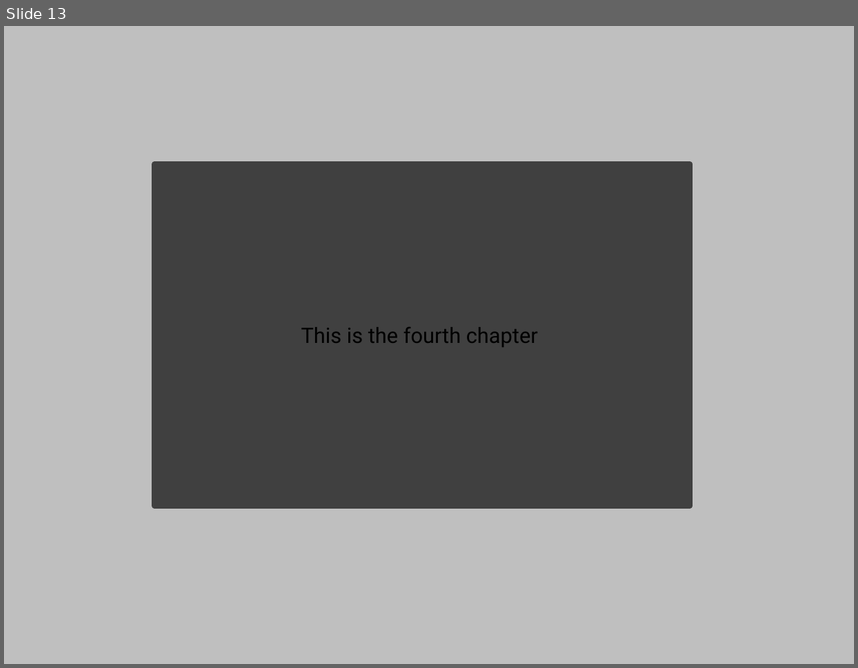
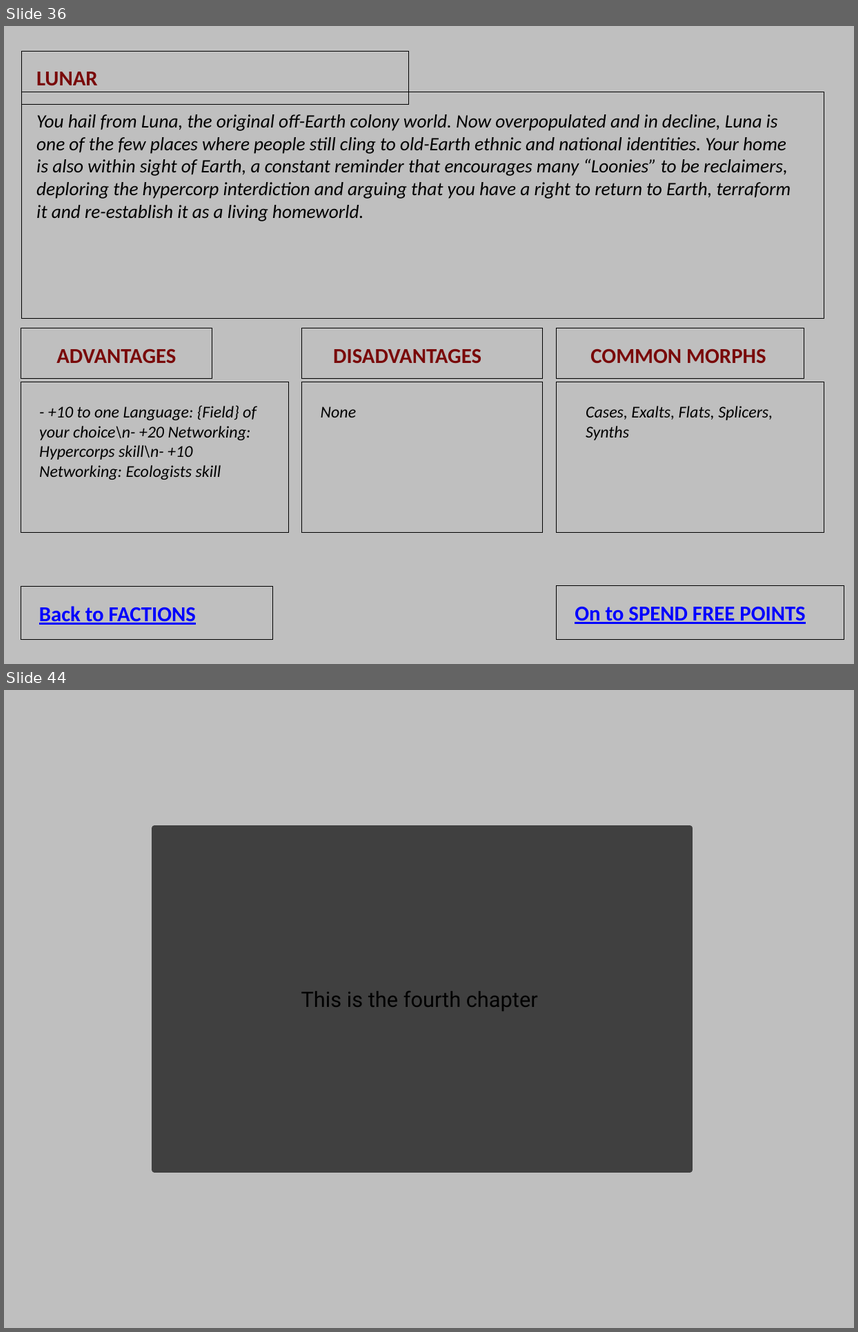
Before and after one commit to D6Digital/SWENGFrame, a slide deck: github resources/EclipsePhase.pptm. Shown one above the other, each under a label of ours: slide 13 before the commit, slides 36 and 44 after it; the slides between them are not shown. The pictures are 858x668 and 858x1332 pixels, drawn with LibreOffice and Linux fonts; fonts in the diff are those of the drawing. Boxes give left, top, right and bottom in pixels: in the first picture for what was removed or moved away, otherwise in the second. Text is boxed around its words. In the diff, an @@ line names an element or a change of style, - is before the commit and + after.

```diff
--- a/github resources/EclipsePhase.pptm
+++ b/github resources/EclipsePhase.pptm
@@ slide 36 added at (x1=4, y1=26, x2=854, y2=664), background #BFBFBF @@
@@ rectangle added at (x1=22, y1=51, x2=410, y2=104), outline #000000 0.75 pt @@
@@ text added at (x1=36, y1=72, x2=98, y2=85), 18 pt, text #790909, bold @@
+LUNAR
@@ rectangle added at (x1=22, y1=92, x2=824, y2=319), outline #000000 0.75 pt @@
@@ text added at (x1=36, y1=114, x2=791, y2=221), 16 pt, text #000000, italic @@
+You hail from Luna, the original off-Earth colony world. Now overpopulated and in decline, Luna is one of the few places where people still cling to old-Earth ethnic and national identities. Your home is also within sight of Earth, a constant reminder that encourages many “Loonies” to be reclaimers, deploring the hypercorp interdiction and arguing that you have a right to return to Earth, terraform it and re-establish it as a living homeworld.
@@ rectangle added at (x1=21, y1=329, x2=212, y2=379), outline #000000 0.75 pt @@
@@ rectangle added at (x1=301, y1=329, x2=542, y2=379), outline #000000 0.75 pt @@
@@ rectangle added at (x1=557, y1=329, x2=804, y2=379), outline #000000 0.75 pt @@
@@ text added at (x1=56, y1=349, x2=176, y2=363), 18 pt, text #790909, bold @@
+ADVANTAGES
@@ text added at (x1=333, y1=349, x2=481, y2=363), 18 pt, text #790909, bold @@
+DISADVANTAGES
@@ text added at (x1=590, y1=349, x2=766, y2=363), 18 pt, text #790909, bold @@
+COMMON MORPHS
@@ rectangle added at (x1=21, y1=382, x2=289, y2=532), outline #000000 0.75 pt @@
@@ rectangle added at (x1=301, y1=382, x2=542, y2=532), outline #000000 0.75 pt @@
@@ rectangle added at (x1=557, y1=382, x2=824, y2=532), outline #000000 0.75 pt @@
@@ text added at (x1=39, y1=405, x2=257, y2=479), 14 pt, text #000000, italic @@
+- +10 to one Language: {Field} of your choice\n- +20 Networking: Hypercorps skill\n- +10 Networking: Ecologists skill
@@ text added at (x1=321, y1=406, x2=357, y2=417), 14 pt, text #000000, italic @@
+None
@@ text added at (x1=586, y1=405, x2=773, y2=440), 14 pt, text #000000, italic @@
+Cases, Exalts, Flats, Splicers, Synths
@@ rectangle added at (x1=21, y1=586, x2=274, y2=639), outline #000000 0.75 pt @@
@@ rectangle added at (x1=557, y1=586, x2=844, y2=639), outline #000000 0.75 pt @@
@@ text added at (x1=39, y1=606, x2=196, y2=624), 18 pt, text #0000FF, bold, underline @@
+Back to FACTIONS
@@ text added at (x1=575, y1=606, x2=805, y2=624), 18 pt, text #0000FF, bold, underline @@
+On to SPEND FREE POINTS
@@ what was slide 13 is now slide 44 @@
```
Also in this commit, not shown: 2 slides changed, 32 other slides added, 2 slides removed, 4 other files.
